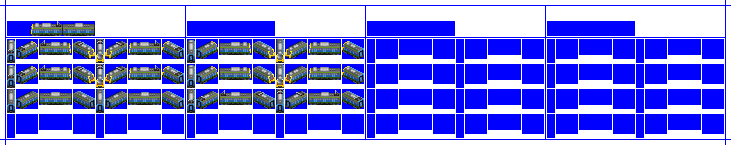
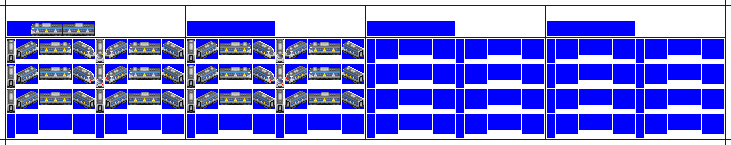
Before/after of a w=731, h=145 layered artwork. What changed in the layer stack:
hid "Pantograph" over [8, 21, 362, 103]
hid "KnockoffHorse" over [7, 24, 364, 111]
showed "TransPerth1" over [7, 24, 364, 111]
showed "CC1" over [7, 24, 364, 111]